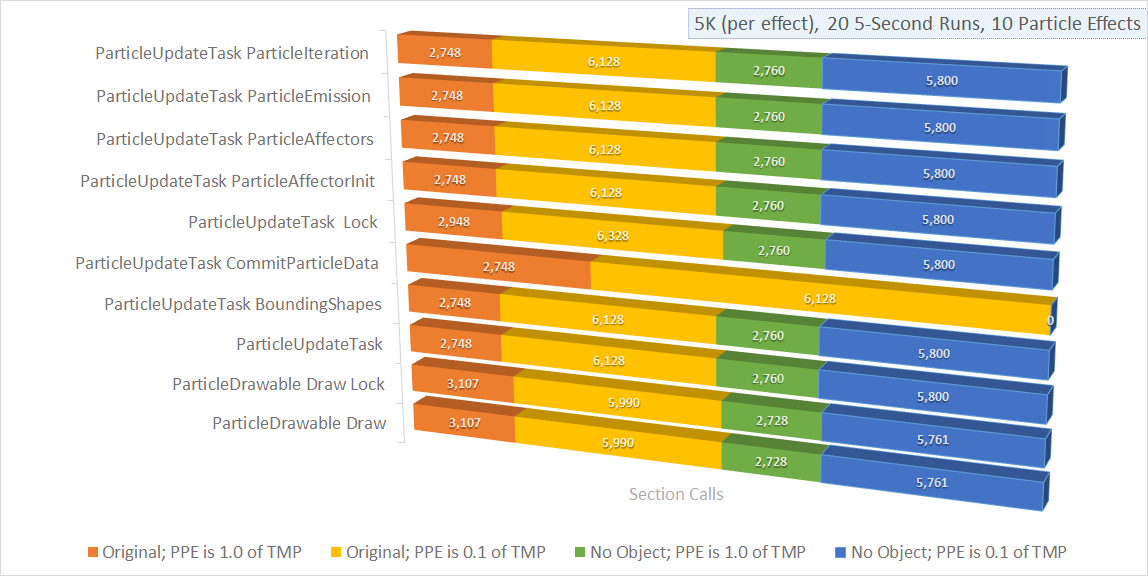
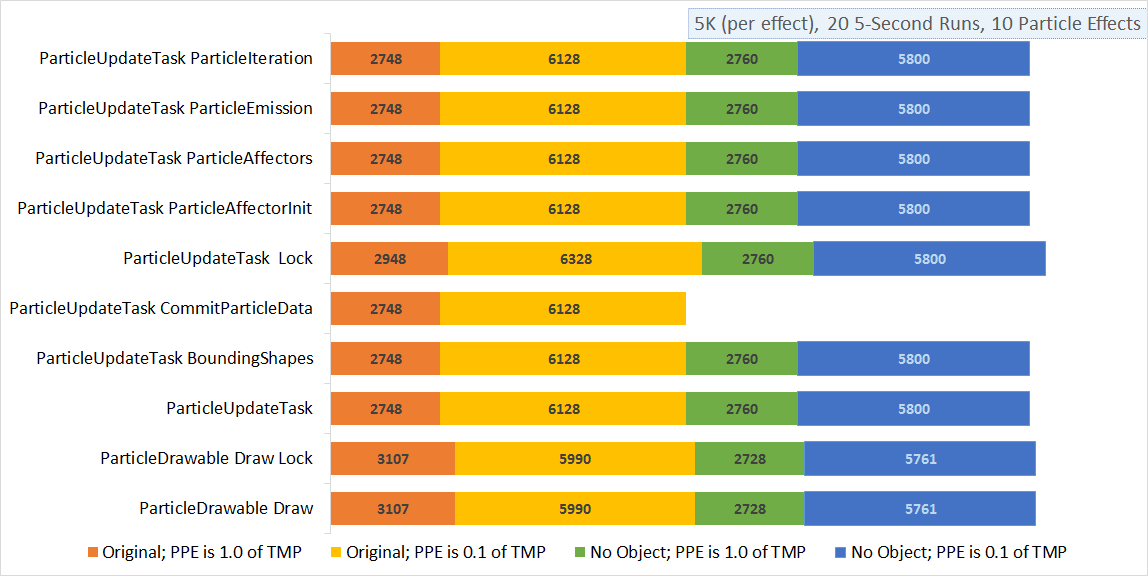
The second 1148×576 image is a revision of the first. Changes to its layers:
added layer "Layer 3" above "Layer 2" over (10, 29, 1069, 561)
